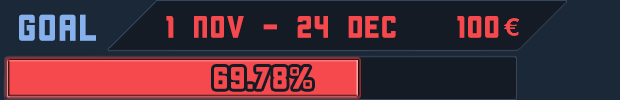
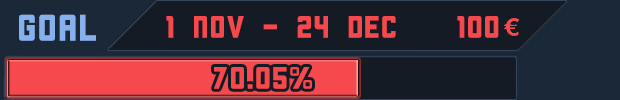
The second 620 x 100 image is a revision of the first. Changes to its layers:
renamed "69.78%" to "70.05%", painted on it over <box>214,67,290,89</box>
